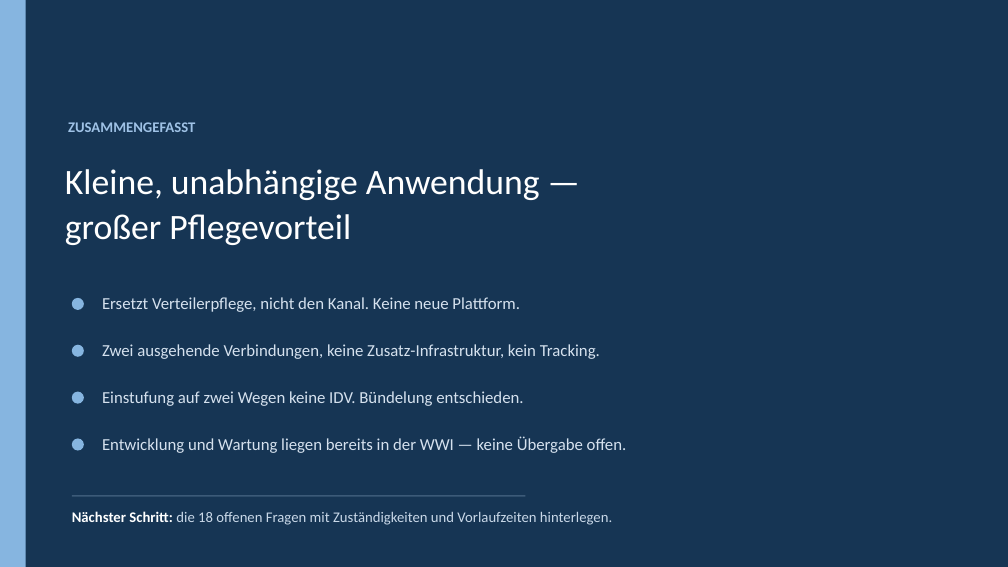
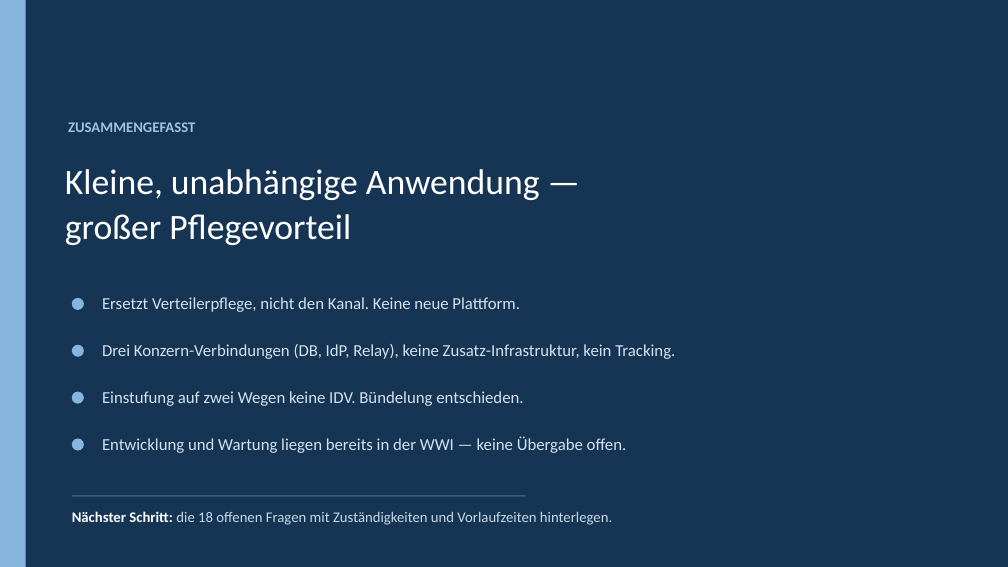
Before and after one commit to NeoAsylum/kundeninfo_newsletter, a slide deck: slide 11 of docs/governance/Stoerungsinfos-BlueZone.pptx. Drawn at 1008x567 pixels with LibreOffice and Linux fonts; fonts in the diff are those of the drawing. Boxes give left, top, right and bottom in pixels: in the first picture for what was removed or moved away, otherwise in the second. Text is boxed around its words. In the diff, an @@ line names an element or a change of style, - is before the commit and + after.

```diff
--- a/docs/governance/Stoerungsinfos-BlueZone.pptx
+++ b/docs/governance/Stoerungsinfos-BlueZone.pptx
@@ text at [102,344,675,359]: text changed @@
-Zwei ausgehende Verbindungen, keine Zusatz-Infrastruktur, kein Tracking.
+Drei Konzern-Verbindungen (DB, IdP, Relay), keine Zusatz-Infrastruktur, kein Tracking.
```
Also in this commit, not shown: 2 other slides changed.
